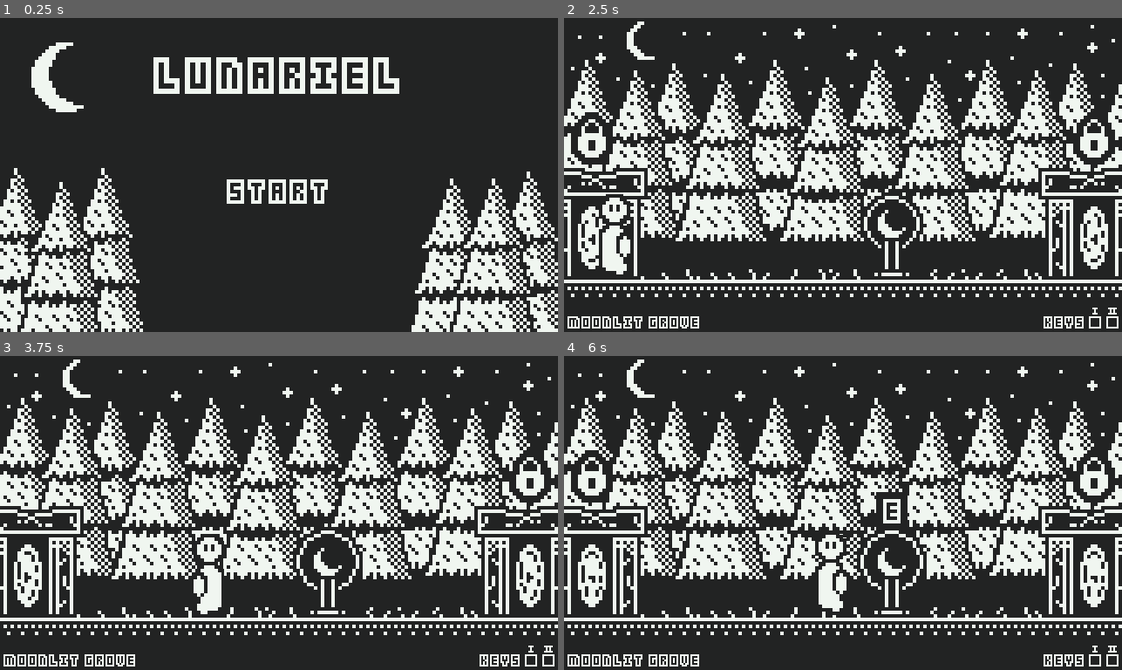
Above: before the commit, frames 1-4 (two rows, left to right).
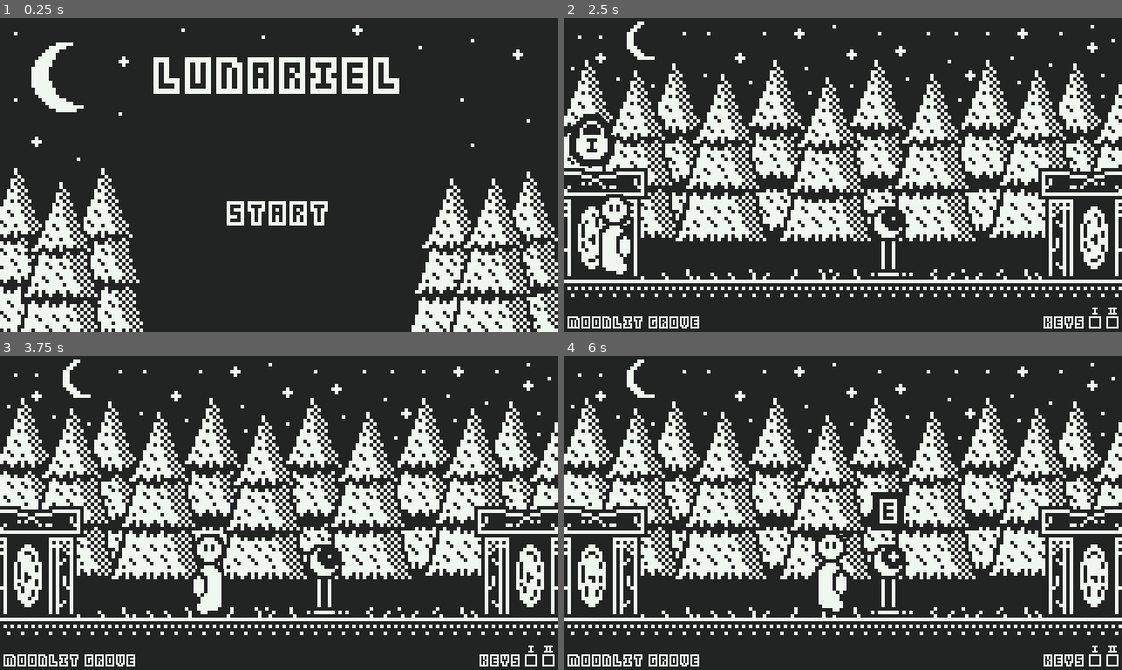
Above: after the commit, the same moments.

Repository: SolarLabyrinth/Lunariel
Game: Godot game, scene res://Scenes/MainMenu.tscn
Same seed, same stepped clock (60 frames per second), same inputs: the game is played once before the commit and once after it.
Inputs (mouse positions are in pixels of both pictures, inside the frame that each line leads up to; where the layout moved, square brackets give the same spot in the first picture):
- Up to frame 1 (0.25 s): no input
- Up to frame 2 (2.5 s): click (843, 212) [843, 190] at 0.5 s; tap Enter (ui_accept) at 1.25, 1.52, 2, 2.27 s; move the mouse to (965, 159) at 1.27 s; hold Right (ui_right) 1.28-2.03 s; tap E (sl_interact) at 1.35 s; move the mouse to (731, 190) at 2.02 s; hold Left (ui_left) from 2.03 s (still down); click (731, 190) at 2.1 s
- Up to frame 3 (3.75 s): move the mouse to (334, 443) at 2.77 s; release Left (ui_left) at 2.78 s; hold Right (ui_right) from 2.78 s (still down); tap E (sl_interact) at 2.85 s; move the mouse to (251, 575) at 3.52 s; click (251, 575) at 3.6 s
- Up to frame 4 (6 s): tap Enter (ui_accept) at 3.77, 4.52 s; move the mouse to (1010, 560) at 4.27 s; release Right (ui_right) at 4.28 s; hold Left (ui_left) 4.28-5 s; tap E (sl_interact) at 4.35 s; click (1060, 638) at 5 s; move the mouse to (675, 465) at 5.77 s; hold Left (ui_left) from 5.78 s (still down); click (675, 465) at 5.85 s

The runs differ from the first frame. In frame 1, 1.5% of the frame differs, in the area x 2-95%, y 2-67%; in frame 2, 1.8%; in frame 3, 1.7%; in frame 4, 2.5%, in the area x 1-99%, y 30-83%.

Commit message:
rip my xp

Diff:
--- a/Globals/SceneManager.tscn
+++ b/Globals/SceneManager.tscn
@@ -1,13 +1,24 @@
-[gd_scene load_steps=3 format=3 uid="uid://c200a0ugyvmj5"]
+[gd_scene load_steps=5 format=3 uid="uid://c200a0ugyvmj5"]
 
 [ext_resource type="Script" path="res://Globals/scene_manager.gd" id="1_u7drk"]
 [ext_resource type="AudioStream" uid="uid://cg5owknyn1q8" path="res://Assets/For Me.mp3" id="2_1ljkl"]
+[ext_resource type="AudioStream" uid="uid://bwg4eiu248c60" path="res://Assets/click_001.ogg" id="3_0tghn"]
+[ext_resource type="AudioStream" uid="uid://c85ko3sby40j2" path="res://Assets/coin5.ogg" id="3_fx2sx"]
 
 [node name="SceneManager" type="Node2D"]
 script = ExtResource("1_u7drk")
 
-[node name="AudioStreamPlayer" type="AudioStreamPlayer" parent="."]
+[node name="Music" type="AudioStreamPlayer" parent="."]
 stream = ExtResource("2_1ljkl")
 volume_db = -25.0
 autoplay = true
 parameters/looping = true
+
+[node name="KeyPickup" type="AudioStreamPlayer" parent="."]
+unique_name_in_owner = true
+stream = ExtResource("3_fx2sx")
+pitch_scale = 0.5
+
+[node name="Click" type="AudioStreamPlayer" parent="."]
+unique_name_in_owner = true
+stream = ExtResource("3_0tghn")
--- a/Globals/scene_manager.gd
+++ b/Globals/scene_manager.gd
@@ -37,3 +37,17 @@
 	world_stats.player_x = world_stats.last_grace_x
 	world_stats.player_face = world_stats.last_grace_face
 	get_tree().change_scene_to_packed(levels[world_stats.current_level-1])
+
+@onready var key_player: AudioStreamPlayer = %KeyPickup
+@onready var click_player: AudioStreamPlayer = %Click
+
+func play_pickup_key():
+	if !key_player.playing:
+		key_player.play()
+	return key_player.finished
+
+func play_click():
+	# if !click_player.playing:
+	# 	click_player.play()
+	# return click_player.finished
+	pass
--- a/Resources/world_stats.gd
+++ b/Resources/world_stats.gd
@@ -12,6 +12,10 @@
 @export var current_wpm := 70
 @export var current_xp := 1
 @export var current_text := "test"
+
+@export var last_xp_level := 0
+@export var last_xp_x := 0.0
+@export var last_xp_value := 0
 
 @export var keys := {
     1: false,
--- a/Scenes/Levels/Level1.tscn
+++ b/Scenes/Levels/Level1.tscn
@@ -6,6 +6,7 @@
 [ext_resource type="PackedScene" uid="uid://bytubugb5uuw3" path="res://Things/Player.tscn" id="2_kilnd"]
 [ext_resource type="PackedScene" uid="uid://b3ut4j5jl2dct" path="res://Things/Door.tscn" id="3_auagh"]
 [ext_resource type="Theme" uid="uid://bahunhngepcwh" path="res://Resources/ui-theme.tres" id="6_1ider"]
+[ext_resource type="PackedScene" uid="uid://c3kos710wxxea" path="res://Things/XP.tscn" id="7_tvcwm"]
 
 [node name="Level1" type="Node2D"]
 script = ExtResource("1_0dagy")
@@ -13,7 +14,7 @@
 [node name="Floor" parent="." instance=ExtResource("2_dp1a0")]
 
 [node name="Grace" parent="." instance=ExtResource("1_hr5tb")]
-position = Vector2(376, 270)
+position = Vector2(372, 270)
 level_id = 1
 
 [node name="Door" parent="." instance=ExtResource("3_auagh")]
@@ -40,3 +41,7 @@
 fit_content = true
 scroll_active = false
 autowrap_mode = 0
+
+[node name="Xp" parent="." instance=ExtResource("7_tvcwm")]
+position = Vector2(-100, 274)
+level_id = 1
--- a/Scenes/Levels/Level2.tscn
+++ b/Scenes/Levels/Level2.tscn
@@ -6,6 +6,7 @@
 [ext_resource type="PackedScene" uid="uid://bvl874wa3nmyj" path="res://Things/floor.tscn" id="2_p00eh"]
 [ext_resource type="PackedScene" uid="uid://dr71kej45meo" path="res://Things/Enemy.tscn" id="3_pf2h0"]
 [ext_resource type="Theme" uid="uid://bahunhngepcwh" path="res://Resources/ui-theme.tres" id="6_awune"]
+[ext_resource type="PackedScene" uid="uid://c3kos710wxxea" path="res://Things/XP.tscn" id="7_88mnl"]
 
 [node name="Level2" type="Node2D"]
 script = ExtResource("1_wv4bw")
@@ -25,6 +26,7 @@
 [node name="Enemy" parent="." instance=ExtResource("3_pf2h0")]
 position = Vector2(276, 252)
 enemy_id = 1
+wpm = 50
 text = "By ancient light and purest flame,
 From shadow's grasp, I reclaim."
 
@@ -45,3 +47,7 @@
 fit_content = true
 scroll_active = false
 autowrap_mode = 0
+
+[node name="Xp" parent="." instance=ExtResource("7_88mnl")]
+position = Vector2(-100, 274)
+level_id = 2
--- a/Scenes/Levels/Level3.tscn
+++ b/Scenes/Levels/Level3.tscn
@@ -6,6 +6,7 @@
 [ext_resource type="PackedScene" uid="uid://c31pd0pwwwyci" path="res://Things/Grace.tscn" id="4_rp4xi"]
 [ext_resource type="PackedScene" uid="uid://bytubugb5uuw3" path="res://Things/Player.tscn" id="5_2fvii"]
 [ext_resource type="Theme" uid="uid://bahunhngepcwh" path="res://Resources/ui-theme.tres" id="6_l6tvp"]
+[ext_resource type="PackedScene" uid="uid://c3kos710wxxea" path="res://Things/XP.tscn" id="7_cyyp0"]
 
 [node name="Level3" type="Node2D"]
 
@@ -20,6 +21,7 @@
 [node name="Enemy" parent="." instance=ExtResource("3_satr7")]
 position = Vector2(276, 252)
 enemy_id = 2
+wpm = 55
 text = "Spirits of earth, air, water, and fire,
 Cleanse this place, lift the dire."
 
@@ -44,3 +46,7 @@
 fit_content = true
 scroll_active = false
 autowrap_mode = 0
+
+[node name="Xp" parent="." instance=ExtResource("7_cyyp0")]
+position = Vector2(-100, 274)
+level_id = 3
--- a/Scenes/Levels/Level4.tscn
+++ b/Scenes/Levels/Level4.tscn
@@ -6,6 +6,7 @@
 [ext_resource type="PackedScene" uid="uid://bytubugb5uuw3" path="res://Things/Player.tscn" id="4_280mj"]
 [ext_resource type="PackedScene" uid="uid://dkj31suye1iqr" path="res://Things/Key.tscn" id="5_rrmxv"]
 [ext_resource type="Theme" uid="uid://bahunhngepcwh" path="res://Resources/ui-theme.tres" id="6_f02n7"]
+[ext_resource type="PackedScene" uid="uid://c3kos710wxxea" path="res://Things/XP.tscn" id="7_ovmv3"]
 
 [node name="Level4" type="Node2D"]
 
@@ -43,3 +44,7 @@
 fit_content = true
 scroll_active = false
 autowrap_mode = 0
+
+[node name="Xp" parent="." instance=ExtResource("7_ovmv3")]
+position = Vector2(-100, 274)
+level_id = 4
--- a/Scenes/Levels/Level5.tscn
+++ b/Scenes/Levels/Level5.tscn
@@ -6,6 +6,7 @@
 [ext_resource type="PackedScene" uid="uid://c31pd0pwwwyci" path="res://Things/Grace.tscn" id="4_nvnbx"]
 [ext_resource type="PackedScene" uid="uid://bytubugb5uuw3" path="res://Things/Player.tscn" id="5_d3lse"]
 [ext_resource type="Theme" uid="uid://bahunhngepcwh" path="res://Resources/ui-theme.tres" id="6_kifn6"]
+[ext_resource type="PackedScene" uid="uid://c3kos710wxxea" path="res://Things/XP.tscn" id="7_b5gs5"]
 
 [node name="Level5" type="Node2D"]
 
@@ -21,6 +22,7 @@
 position = Vector2(378, 252)
 facing = 1
 enemy_id = 4
+wpm = 60
 text = "From roots to leaves, night shall flee,
 Restore this forest, blessed be."
 
@@ -41,7 +43,11 @@
 offset_right = 644.0
 offset_bottom = 360.0
 theme = ExtResource("6_kifn6")
-text = "Shadowfen Glade"
+text = "Nightshade briar"
 fit_content = true
 scroll_active = false
 autowrap_mode = 0
+
+[node name="Xp" parent="." instance=ExtResource("7_b5gs5")]
+position = Vector2(-100, 274)
+level_id = 5
--- a/Scenes/Levels/Level6.tscn
+++ b/Scenes/Levels/Level6.tscn
@@ -6,6 +6,7 @@
 [ext_resource type="PackedScene" uid="uid://dkj31suye1iqr" path="res://Things/Key.tscn" id="4_py58y"]
 [ext_resource type="PackedScene" uid="uid://bytubugb5uuw3" path="res://Things/Player.tscn" id="4_wah20"]
 [ext_resource type="Theme" uid="uid://bahunhngepcwh" path="res://Resources/ui-theme.tres" id="6_rroaw"]
+[ext_resource type="PackedScene" uid="uid://c3kos710wxxea" path="res://Things/XP.tscn" id="7_d8rwq"]
 
 [node name="Level6" type="Node2D"]
 
@@ -16,6 +17,7 @@
 size = 1
 facing = 1
 enemy_id = 5
+wpm = 80
 text = "From roots to leaves, night shall flee,
 Restore this forest, blessed be.
 Darkness gone, light’s embrace,
@@ -42,3 +44,7 @@
 fit_content = true
 scroll_active = false
 autowrap_mode = 0
+
+[node name="Xp" parent="." instance=ExtResource("7_d8rwq")]
+position = Vector2(-100, 274)
+level_id = 6
--- a/Scenes/Levels/Level7.tscn
+++ b/Scenes/Levels/Level7.tscn
@@ -6,6 +6,7 @@
 [ext_resource type="PackedScene" uid="uid://c31pd0pwwwyci" path="res://Things/Grace.tscn" id="4_0q1b7"]
 [ext_resource type="PackedScene" uid="uid://bytubugb5uuw3" path="res://Things/Player.tscn" id="5_546ek"]
 [ext_resource type="Theme" uid="uid://bahunhngepcwh" path="res://Resources/ui-theme.tres" id="6_3o7tk"]
+[ext_resource type="PackedScene" uid="uid://c3kos710wxxea" path="res://Things/XP.tscn" id="7_qmo64"]
 
 [node name="Level7" type="Node2D"]
 
@@ -45,3 +46,7 @@
 fit_content = true
 scroll_active = false
 autowrap_mode = 0
+
+[node name="Xp" parent="." instance=ExtResource("7_qmo64")]
+position = Vector2(-100, 274)
+level_id = 7
--- a/Scenes/Levels/Level8.tscn
+++ b/Scenes/Levels/Level8.tscn
@@ -1,10 +1,11 @@
-[gd_scene load_steps=6 format=3 uid="uid://bxbtrpv4tcxbt"]
+[gd_scene load_steps=7 format=3 uid="uid://bxbtrpv4tcxbt"]
 
 [ext_resource type="PackedScene" uid="uid://bvl874wa3nmyj" path="res://Things/floor.tscn" id="1_i801v"]
 [ext_resource type="PackedScene" uid="uid://b3ut4j5jl2dct" path="res://Things/Door.tscn" id="2_mj0e3"]
 [ext_resource type="PackedScene" uid="uid://dr71kej45meo" path="res://Things/Enemy.tscn" id="3_upc2u"]
 [ext_resource type="PackedScene" uid="uid://bytubugb5uuw3" path="res://Things/Player.tscn" id="4_gx8dn"]
 [ext_resource type="Theme" uid="uid://bahunhngepcwh" path="res://Resources/ui-theme.tres" id="5_sfek8"]
+[ext_resource type="PackedScene" uid="uid://c3kos710wxxea" path="res://Things/XP.tscn" id="6_vlcb2"]
 
 [node name="Level8" type="Node2D"]
 
@@ -18,8 +19,9 @@
 
 [node name="Enemy" parent="." instance=ExtResource("3_upc2u")]
 position = Vector2(350, 252)
-size = 1
+size = 2
 enemy_id = 7
+wpm = 100
 text = "By ancient light and purest flame,
 From shadow's grasp, I reclaim.
 Spirits of earth, air, water, and fire,
@@ -42,3 +44,7 @@
 fit_content = true
 scroll_active = false
 autowrap_mode = 0
+
+[node name="Xp" parent="." instance=ExtResource("6_vlcb2")]
+position = Vector2(-100, 274)
+level_id = 8
--- a/Scenes/MainMenu.tscn
+++ b/Scenes/MainMenu.tscn
@@ -45,9 +45,9 @@
 autowrap_mode = 0
 
 [node name="HBoxContainer2" type="HBoxContainer" parent="."]
-offset_top = 165.0
+offset_top = 190.0
 offset_right = 160.0
-offset_bottom = 182.0
+offset_bottom = 207.0
 scale = Vector2(4, 4)
 alignment = 1
 
--- a/Scenes/main_menu.gd
+++ b/Scenes/main_menu.gd
@@ -2,5 +2,6 @@
 
 
 func _on_start_button_pressed() -> void:
+	# SceneManager.play_click()
 	SceneManager.play_intro()
 	pass # Replace with function body.
--- a/Scenes/stats_screen.gd
+++ b/Scenes/stats_screen.gd
@@ -57,6 +57,7 @@
 	player_data.xp += 1
 
 func _on_add_xp_button_2_pressed() -> void:
+	world_stats.reset_enemies()
 	SceneManager.go_back_to_previous_grace()
 
 func _input(_event: InputEvent) -> void:
--- a/Scenes/typing_test_2.gd
+++ b/Scenes/typing_test_2.gd
@@ -11,7 +11,7 @@
 
 var wpm := world_stats.current_wpm
 var xp_value := world_stats.current_xp
-var test_text := world_stats.current_text
+var test_text := "test" #world_stats.current_text
 
 var running := false
 var already_typed := ""
@@ -61,6 +61,11 @@
 		set_hourglass_frame()
 		set_time_display(time_remaining)
 	if time_remaining <= 0:
+		world_stats.last_xp_level = world_stats.current_level
+		world_stats.last_xp_x = world_stats.player_x
+		world_stats.last_xp_value = player_data.xp
+
+		player_data.xp = 0
 		SceneManager.go_back_to_previous_grace()
 		world_stats.reset_enemies()
 
--- a/Things/Door.tscn
+++ b/Things/Door.tscn
@@ -12,9 +12,34 @@
 atlas = ExtResource("1_je343")
 region = Rect2(192, 0, 32, 32)
 
-[sub_resource type="AtlasTexture" id="AtlasTexture_jvo5v"]
+[sub_resource type="AtlasTexture" id="AtlasTexture_bnkrx"]
 atlas = ExtResource("1_je343")
-region = Rect2(50, 17, 12, 15)
+region = Rect2(48, 16, 16, 16)
+
+[sub_resource type="AtlasTexture" id="AtlasTexture_60lls"]
+atlas = ExtResource("1_je343")
+region = Rect2(0, 16, 16, 16)
+
+[sub_resource type="AtlasTexture" id="AtlasTexture_uirwj"]
+atlas = ExtResource("1_je343")
+region = Rect2(16, 16, 16, 16)
+
+[sub_resource type="SpriteFrames" id="SpriteFrames_tdbol"]
+animations = [{
+"frames": [{
+"duration": 1.0,
+"texture": SubResource("AtlasTexture_bnkrx")
+}, {
+"duration": 1.0,
+"texture": SubResource("AtlasTexture_60lls")
+}, {
+"duration": 1.0,
+"texture": SubResource("AtlasTexture_uirwj")
+}],
+"loop": true,
+"name": &"default",
+"speed": 5.0
+}]
 
 [sub_resource type="AtlasTexture" id="AtlasTexture_u2m38"]
 atlas = ExtResource("1_je343")
@@ -83,11 +108,13 @@
 scale = Vector2(4, 4)
 texture = SubResource("AtlasTexture_4rbhi")
 
-[node name="Lock" type="Sprite2D" parent="."]
+[node name="Lock" type="AnimatedSprite2D" parent="."]
 unique_name_in_owner = true
-position = Vector2(0, -98)
+visible = false
+position = Vector2(2, -98)
 scale = Vector2(4, 4)
-texture = SubResource("AtlasTexture_jvo5v")
+sprite_frames = SubResource("SpriteFrames_tdbol")
+frame = 1
 
 [node name="InteractionLabel" type="Sprite2D" parent="."]
 unique_name_in_owner = true
--- a/Things/Enemy.tscn
+++ b/Things/Enemy.tscn
@@ -36,7 +36,7 @@
 tracks/0/interp = 1
 tracks/0/loop_wrap = true
 tracks/0/keys = {
-"times": PackedFloat32Array(0, 0.5),
+"times": PackedFloat32Array(0.25, 0.75),
 "transitions": PackedFloat32Array(1, 1),
 "update": 0,
 "values": [Vector2(0, -4), Vector2(0, 0)]
--- a/Things/Grace.tscn
+++ b/Things/Grace.tscn
@@ -1,8 +1,8 @@
-[gd_scene load_steps=15 format=3 uid="uid://c31pd0pwwwyci"]
+[gd_scene load_steps=19 format=3 uid="uid://c31pd0pwwwyci"]
 
 [ext_resource type="Texture2D" uid="uid://6x75b45f4vsp" path="res://Assets/main-spritesheet.png" id="1_hphua"]
 [ext_resource type="Script" path="res://Things/grace.gd" id="1_j3yya"]
-[ext_resource type="Texture2D" uid="uid://gne2yc5pkje7" path="res://Assets/grace.png" id="3_lcu30"]
+[ext_resource type="Texture2D" uid="uid://d28l1yjjk2dqm" path="res://Assets/grace2.png" id="3_pqu4x"]
 
 [sub_resource type="CapsuleShape2D" id="CapsuleShape2D_iqggd"]
 radius = 38.71
@@ -54,36 +54,64 @@
 "flip": SubResource("Animation_2iwmi")
 }
 
-[sub_resource type="AtlasTexture" id="AtlasTexture_muthh"]
-atlas = ExtResource("3_lcu30")
+[sub_resource type="AtlasTexture" id="AtlasTexture_rcm0p"]
+atlas = ExtResource("3_pqu4x")
 region = Rect2(0, 0, 32, 32)
 
-[sub_resource type="AtlasTexture" id="AtlasTexture_pohtk"]
-atlas = ExtResource("3_lcu30")
+[sub_resource type="AtlasTexture" id="AtlasTexture_uq5x0"]
+atlas = ExtResource("3_pqu4x")
 region = Rect2(32, 0, 32, 32)
 
-[sub_resource type="AtlasTexture" id="AtlasTexture_2mvon"]
-atlas = ExtResource("3_lcu30")
+[sub_resource type="AtlasTexture" id="AtlasTexture_dgl6o"]
+atlas = ExtResource("3_pqu4x")
 region = Rect2(64, 0, 32, 32)
 
-[sub_resource type="AtlasTexture" id="AtlasTexture_t8e64"]
-atlas = ExtResource("3_lcu30")
+[sub_resource type="AtlasTexture" id="AtlasTexture_i1qkh"]
+atlas = ExtResource("3_pqu4x")
 region = Rect2(96, 0, 32, 32)
+
+[sub_resource type="AtlasTexture" id="AtlasTexture_kymb3"]
+atlas = ExtResource("3_pqu4x")
+region = Rect2(128, 0, 32, 32)
+
+[sub_resource type="AtlasTexture" id="AtlasTexture_y2d6y"]
+atlas = ExtResource("3_pqu4x")
+region = Rect2(160, 0, 32, 32)
+
+[sub_resource type="AtlasTexture" id="AtlasTexture_qympa"]
+atlas = ExtResource("3_pqu4x")
+region = Rect2(192, 0, 32, 32)
+
+[sub_resource type="AtlasTexture" id="AtlasTexture_0gvhg"]
+atlas = ExtResource("3_pqu4x")
+region = Rect2(224, 0, 32, 32)
 
 [sub_resource type="SpriteFrames" id="SpriteFrames_yudk0"]
 animations = [{
 "frames": [{
 "duration": 1.0,
-"texture": SubResource("AtlasTexture_muthh")
+"texture": SubResource("AtlasTexture_rcm0p")
 }, {
 "duration": 1.0,
-"texture": SubResource("AtlasTexture_pohtk")
+"texture": SubResource("AtlasTexture_uq5x0")
 }, {
 "duration": 1.0,
-"texture": SubResource("AtlasTexture_2mvon")
+"texture": SubResource("AtlasTexture_dgl6o")
 }, {
 "duration": 1.0,
-"texture": SubResource("AtlasTexture_t8e64")
+"texture": SubResource("AtlasTexture_i1qkh")
+}, {
+"duration": 1.0,
+"texture": SubResource("AtlasTexture_kymb3")
+}, {
+"duration": 1.0,
+"texture": SubResource("AtlasTexture_y2d6y")
+}, {
+"duration": 1.0,
+"texture": SubResource("AtlasTexture_qympa")
+}, {
+"duration": 1.0,
+"texture": SubResource("AtlasTexture_0gvhg")
 }],
 "loop": true,
 "name": &"default",
--- a/Things/Player.tscn
+++ b/Things/Player.tscn
@@ -53,6 +53,8 @@
 
 [node name="Area2D" type="Area2D" parent="."]
 rotation = -0.00106141
+collision_layer = 3
+collision_mask = 3
 
 [node name="CollisionShape2D" type="CollisionShape2D" parent="Area2D"]
 position = Vector2(-1, 0)
--- /dev/null
+++ b/Things/XP.tscn
@@ -0,0 +1,71 @@
+[gd_scene load_steps=8 format=3 uid="uid://c3kos710wxxea"]
+
+[ext_resource type="Script" path="res://Things/xp.gd" id="1_ofhqw"]
+[ext_resource type="Texture2D" uid="uid://6x75b45f4vsp" path="res://Assets/main-spritesheet.png" id="1_tcmf5"]
+
+[sub_resource type="Animation" id="Animation_ybt43"]
+resource_name = "new_animation"
+loop_mode = 1
+tracks/0/type = "value"
+tracks/0/imported = false
+tracks/0/enabled = true
+tracks/0/path = NodePath("Sprite2D:offset")
+tracks/0/interp = 1
+tracks/0/loop_wrap = true
+tracks/0/keys = {
+"times": PackedFloat32Array(0, 0.5),
+"transitions": PackedFloat32Array(1, 1),
+"update": 0,
+"values": [Vector2(0, 0), Vector2(0, -1)]
+}
+
+[sub_resource type="Animation" id="Animation_fo5uw"]
+length = 0.001
+tracks/0/type = "value"
+tracks/0/imported = false
+tracks/0/enabled = true
+tracks/0/path = NodePath("Sprite2D:offset")
+tracks/0/interp = 1
+tracks/0/loop_wrap = true
+tracks/0/keys = {
+"times": PackedFloat32Array(0),
+"transitions": PackedFloat32Array(1),
+"update": 0,
+"values": [Vector2(0, 0)]
+}
+
+[sub_resource type="AnimationLibrary" id="AnimationLibrary_2tl2e"]
+_data = {
+"RESET": SubResource("Animation_fo5uw"),
+"new_animation": SubResource("Animation_ybt43")
+}
+
+[sub_resource type="CapsuleShape2D" id="CapsuleShape2D_itrpl"]
+radius = 30.0
+height = 138.73
+
+[sub_resource type="AtlasTexture" id="AtlasTexture_6u871"]
+atlas = ExtResource("1_tcmf5")
+region = Rect2(81, 4, 13, 11)
+
+[node name="Xp" type="Node2D"]
+script = ExtResource("1_ofhqw")
+
+[node name="AnimationPlayer" type="AnimationPlayer" parent="."]
+libraries = {
+"": SubResource("AnimationLibrary_2tl2e")
+}
+autoplay = "new_animation"
+
+[node name="Area2D" type="Area2D" parent="."]
+collision_layer = 2
+collision_mask = 2
+
+[node name="CollisionShape2D" type="CollisionShape2D" parent="Area2D"]
+shape = SubResource("CapsuleShape2D_itrpl")
+
+[node name="Sprite2D" type="Sprite2D" parent="."]
+scale = Vector2(4, 4)
+texture = SubResource("AtlasTexture_6u871")
+
+[connection signal="area_entered" from="Area2D" to="." method="_on_area_2d_area_entered"]
--- a/Things/door.gd
+++ b/Things/door.gd
@@ -10,7 +10,7 @@
 @export var facing := Side.Right
 
 @onready var interaction_label: Sprite2D = %InteractionLabel
-@onready var lock_sprite: Sprite2D = %Lock
+@onready var lock_sprite: AnimatedSprite2D = %Lock
 @onready var door: Sprite2D = %Door
 
 var world_stats: WorldStats = preload("res://Resources/world_stats.tres")
@@ -20,6 +20,7 @@
 		door.flip_h = true
 	else:
 		door.flip_h = false
+	lock_sprite.frame = lock
 
 var is_activatable := false:
 	set(value):
--- a/Things/key.gd
+++ b/Things/key.gd
@@ -11,4 +11,6 @@
 func _on_area_2d_area_entered(_area:Area2D) -> void:
 	world_stats.keys[key_id] = true
 	world_stats.keys_changed.emit()
+	hide()
+	await SceneManager.play_pickup_key()
 	queue_free()
--- /dev/null
+++ b/Things/xp.gd
@@ -0,0 +1,24 @@
+extends Node2D
+
+var player_data: PlayerStats = preload("res://Resources/player_stats.tres")
+var world_stats: WorldStats = preload("res://Resources/world_stats.tres")
+
+@export var level_id := 0
+
+func _ready() -> void:
+    if world_stats.last_xp_level == level_id and world_stats.last_xp_value != 0:
+        position.x = world_stats.last_xp_x
+    else:
+        hide()
+        queue_free()
+
+func _on_area_2d_area_entered(_area:Area2D) -> void:
+    player_data.xp += world_stats.last_xp_value
+
+    world_stats.last_xp_level = 0
+    world_stats.last_xp_value = 0
+    world_stats.last_xp_x = 0
+
+    hide()
+    await SceneManager.play_pickup_key()
+    queue_free()
Not shown, added: Assets/click_001.ogg.import
Not shown, added: Assets/coin5.ogg.import
Binary file added: Assets/grace2.aseprite
Binary file added: Assets/grace2.png
Not shown, added: Assets/grace2.png.import
Binary file changed: Assets/main-spritesheet.aseprite
Binary file changed: Assets/main-spritesheet.png
Not shown: 1 places in Scenes/Levels/Level1.tscn that only renumber resources
Not shown: 1 places in Scenes/Levels/Level2.tscn that only renumber resources
Not shown: 1 places in Scenes/Levels/Level3.tscn that only renumber resources
Not shown: 1 places in Scenes/Levels/Level4.tscn that only renumber resources
Not shown: 1 places in Scenes/Levels/Level5.tscn that only renumber resources
(and 5 more such lines)
